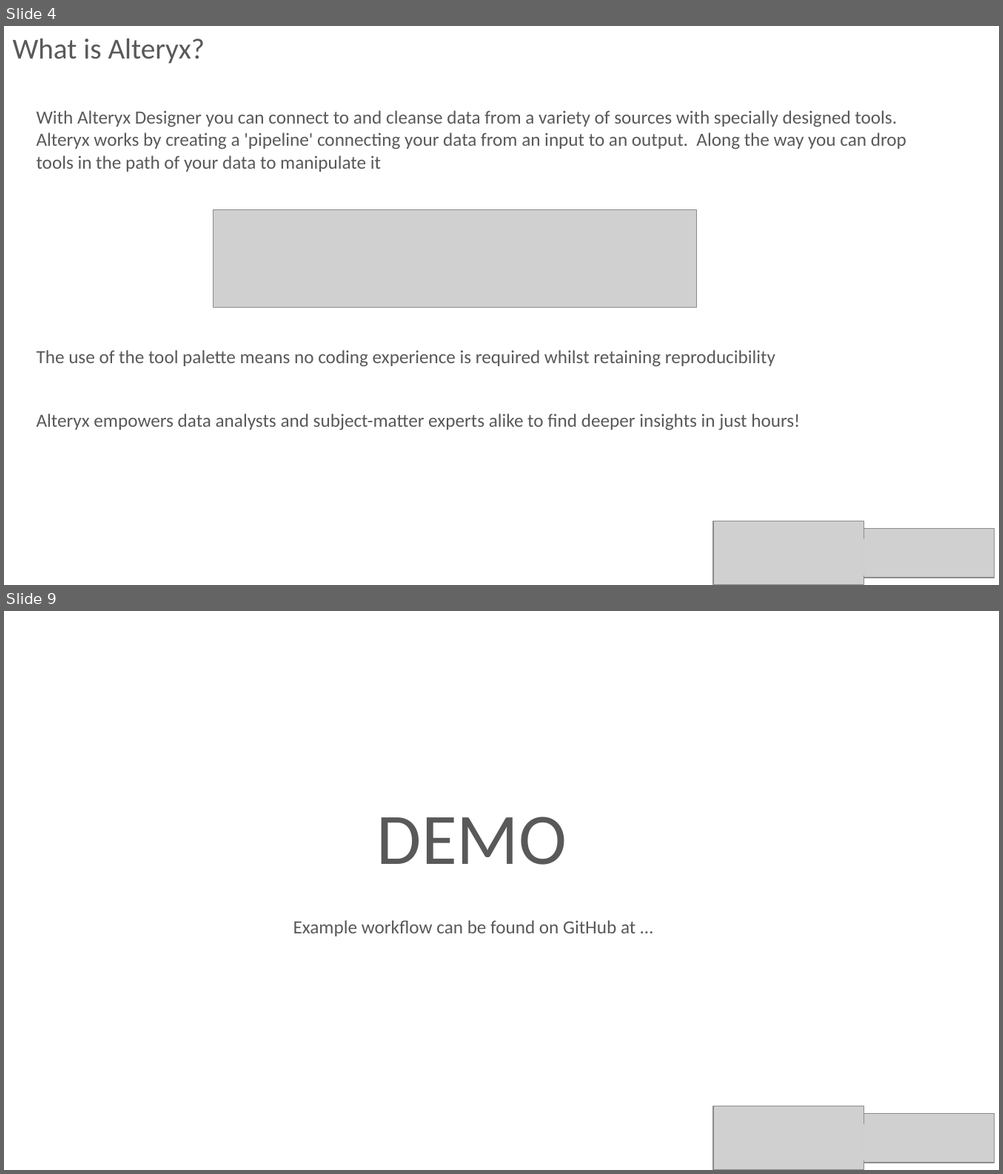
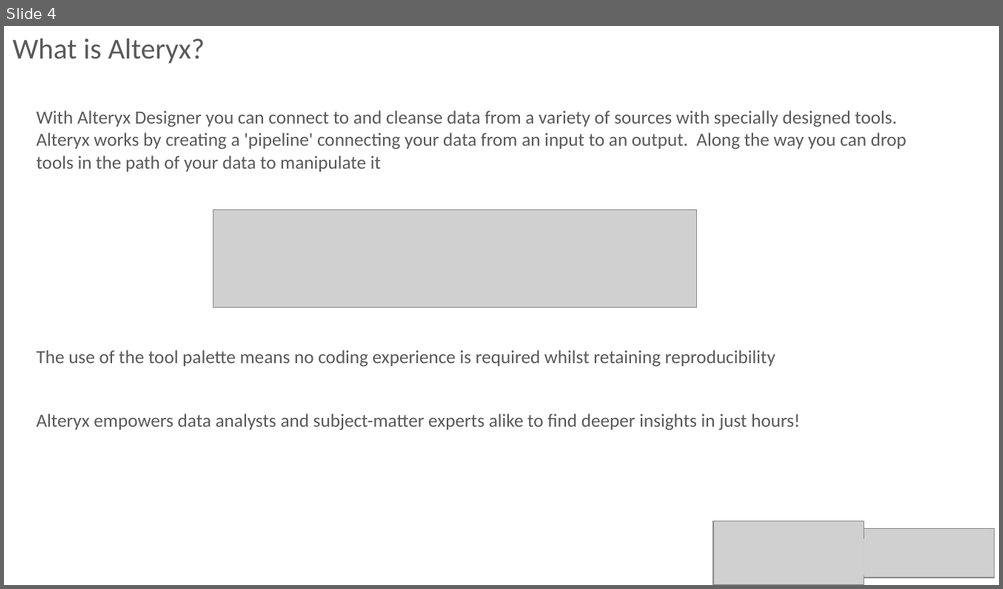
Before and after one commit to philbudden/alteryxDemo_SqlRelay16, a slide deck: sqlRelayCardiff2016.pptx. Shown one above the other, each under a label of ours: slides 4 and 9 before the commit, slide 4 after it; the slides between them are not shown. The pictures are 1003x1174 and 1003x589 pixels, drawn with LibreOffice and Linux fonts; fonts in the diff are those of the drawing; grey boxes stand for pictures. Boxes give left, top, right and bottom in pixels: in the first picture for what was removed or moved away, otherwise in the second. Text is boxed around its words. In the diff, an @@ line names an element or a change of style, - is before the commit and + after.

```diff
--- a/sqlRelayCardiff2016.pptx
+++ b/sqlRelayCardiff2016.pptx
@@ slide 9 removed at [4,611,999,1170], background #FFFFFF @@
@@ text removed at [377,817,567,865] @@
-DEMO
@@ text removed at [293,920,635,937] @@
-Example workflow can be found on GitHub at …
@@ picture removed at [713,1107,864,1170] @@
@@ text removed at [847,1111,882,1167] @@
-|
@@ picture removed at [865,1114,994,1163] @@
```
Also in this commit, not shown: 9 slides changed, 1 other slide removed, 1 other file.
